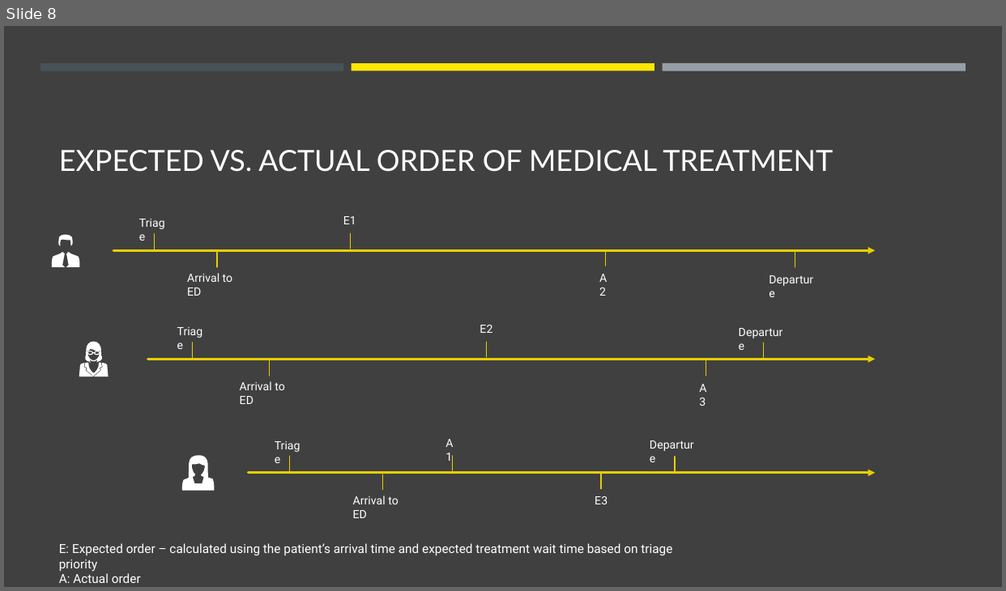
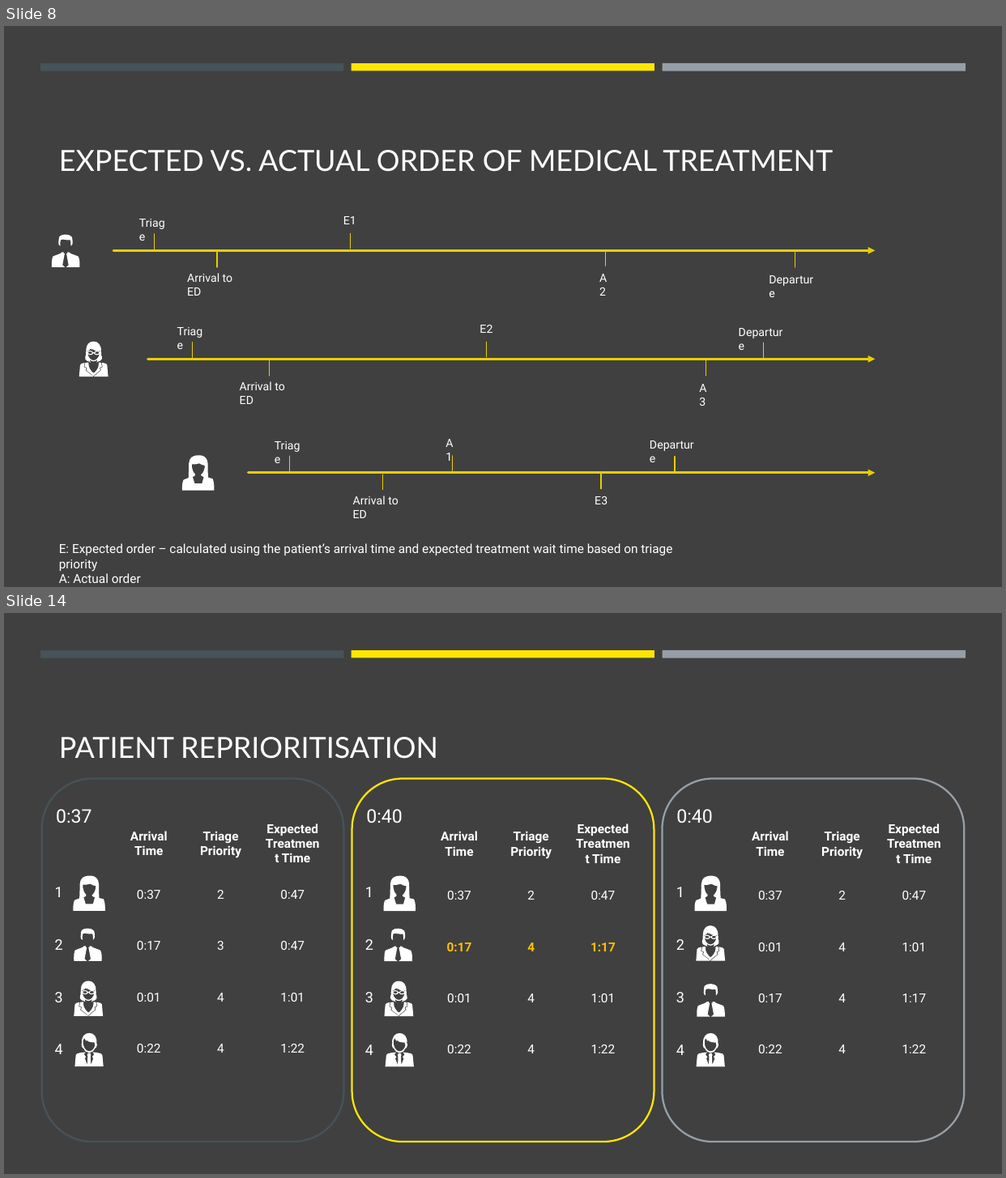
Before and after one commit to jasonnguyen3697/EY_DataChallenge, a slide deck: stuff.pptx. Shown one above the other, each under a label of ours: slide 8 before the commit, slides 8 and 14 after it; the slides between them are not shown. The pictures are 1006x591 and 1006x1178 pixels, drawn with LibreOffice and Linux fonts; fonts in the diff are those of the drawing. Boxes give left, top, right and bottom in pixels: in the first picture for what was removed or moved away, otherwise in the second. Text is boxed around its words. In the diff, an @@ line names an element or a change of style, - is before the commit and + after.

```diff
--- a/stuff.pptx
+++ b/stuff.pptx
@@ slide 14 added at bbox=[4, 613, 1002, 1174], background #404040; not listed: 3 template elements that a slide beside it also shows @@
@@ title added at bbox=[59, 737, 438, 759], 28 pt, text #FFFFFF @@
+PATIENT REPRIORITISATION
@@ rounded rectangle added at bbox=[41, 778, 344, 1142], outline #465359 1.75 pt @@
@@ rounded rectangle added at bbox=[352, 778, 654, 1142], outline #FFE600 1.75 pt @@
@@ rounded rectangle added at bbox=[662, 778, 965, 1142], outline #969FA7 1.75 pt @@
@@ text added at bbox=[56, 809, 92, 823], 18 pt, text #FFFFFF @@
+0:37
@@ table added at bbox=[113, 818, 328, 1076], 5 rows, 3 columns @@
+Arrival Time | Triage Priority | Expected Treatment Time
+0:37 | 2 | 0:47
+0:17 | 3 | 0:47
+0:01 | 4 | 1:01
+0:22 | 4 | 1:22
@@ text added at bbox=[366, 809, 403, 823], 18 pt, text #FFFFFF @@
+0:40
@@ table added at bbox=[424, 818, 639, 1076], 5 rows, 3 columns @@
+Arrival Time | Triage Priority | Expected Treatment Time
+0:37 | 2 | 0:47
+0:17 | 4 | 1:17
+0:01 | 4 | 1:01
+0:22 | 4 | 1:22
@@ text added at bbox=[676, 809, 713, 823], 18 pt, text #FFFFFF @@
+0:40
@@ table added at bbox=[735, 818, 950, 1076], 5 rows, 3 columns @@
+Arrival Time | Triage Priority | Expected Treatment Time
+0:37 | 2 | 0:47
+0:01 | 4 | 1:01
+0:17 | 4 | 1:17
+0:22 | 4 | 1:22
@@ group added at bbox=[55, 875, 105, 1067]: 7 freeform shapes, 1 text @@
+1
+2
+3
+4
@@ group added at bbox=[365, 875, 415, 1067]: 7 freeform shapes, 1 text @@
+1
+2
+3
+4
@@ freeform shape added at bbox=[694, 875, 727, 911], fill #FFFFFF @@
@@ text added at bbox=[676, 887, 684, 1055], 14 pt, text #FFFFFF @@
+1
+2
+3
+4
@@ freeform shape added at bbox=[701, 926, 720, 948], fill #FFFFFF @@
@@ freeform shape added at bbox=[697, 947, 719, 961], fill #FFFFFF @@
@@ freeform shape added at bbox=[710, 947, 725, 961], fill #FFFFFF @@
@@ freeform shape added at bbox=[697, 983, 725, 1017], fill #FFFFFF @@
@@ freeform shape added at bbox=[702, 1033, 719, 1053], fill #FFFFFF @@
@@ freeform shape added at bbox=[697, 1053, 725, 1067], fill #FFFFFF @@
```
Also in this commit, not shown: 11 slides changed, 3 slides removed.
